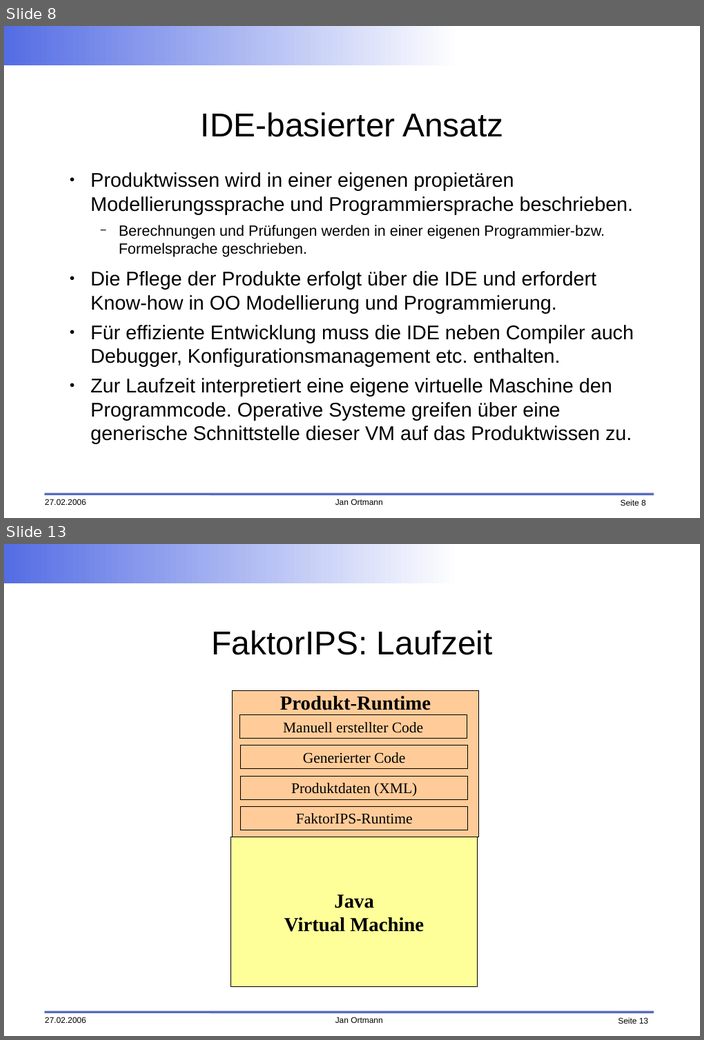
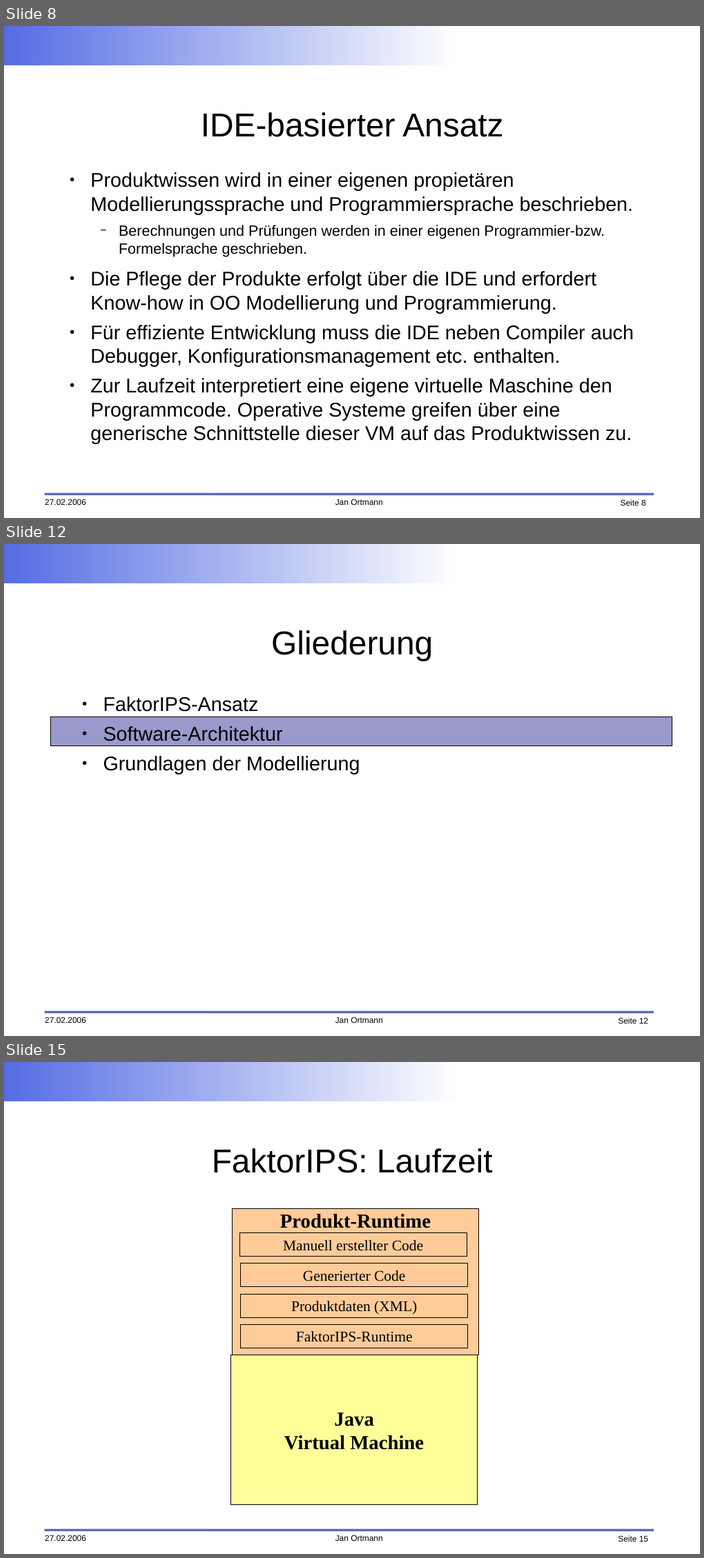
Before and after one commit to faktorips/faktorips.base, a slide deck: org.faktorips.doc/presentations/FaktorIPS-Grundlagen.odp. Shown one above the other, each under a label of ours: slides 8 and 13 before the commit, slides 8, 12 and 15 after it; the slides between them are not shown. The pictures are 704x1040 and 704x1558 pixels, drawn with LibreOffice and Linux fonts; fonts in the diff are those of the drawing; background and template pictures are left out. Boxes give left, top, right and bottom in pixels: in the first picture for what was removed or moved away, otherwise in the second. Text is boxed around its words. In the diff, an @@ line names an element or a change of style, - is before the commit and + after.

```diff
--- a/org.faktorips.doc/presentations/FaktorIPS-Grundlagen.odp
+++ b/org.faktorips.doc/presentations/FaktorIPS-Grundlagen.odp
@@ slide 12 added at [4, 544, 700, 1036], background #FFFFFF; not listed: 5 template elements that a slide beside it also shows @@
@@ title added at [271, 630, 432, 661], 40 pt, text #000000 @@
+Gliederung
@@ text added at [103, 696, 359, 774], 24 pt, text #000000 @@
+● FaktorIPS-Ansatz
+● Software-Architektur
+● Grundlagen der Modellierung
@@ rectangle added at [51, 716, 671, 745], fill #9999CC, outline #000000 0 pt @@
@@ what was slide 13 is now slide 15 @@
@@ page number at [617, 1535, 648, 1542]: text changed @@
-Seite 13
+Seite 15
```
Also in this commit, not shown: 6 slides changed, 6 other slides added, 6 slides removed, 2 other files.
